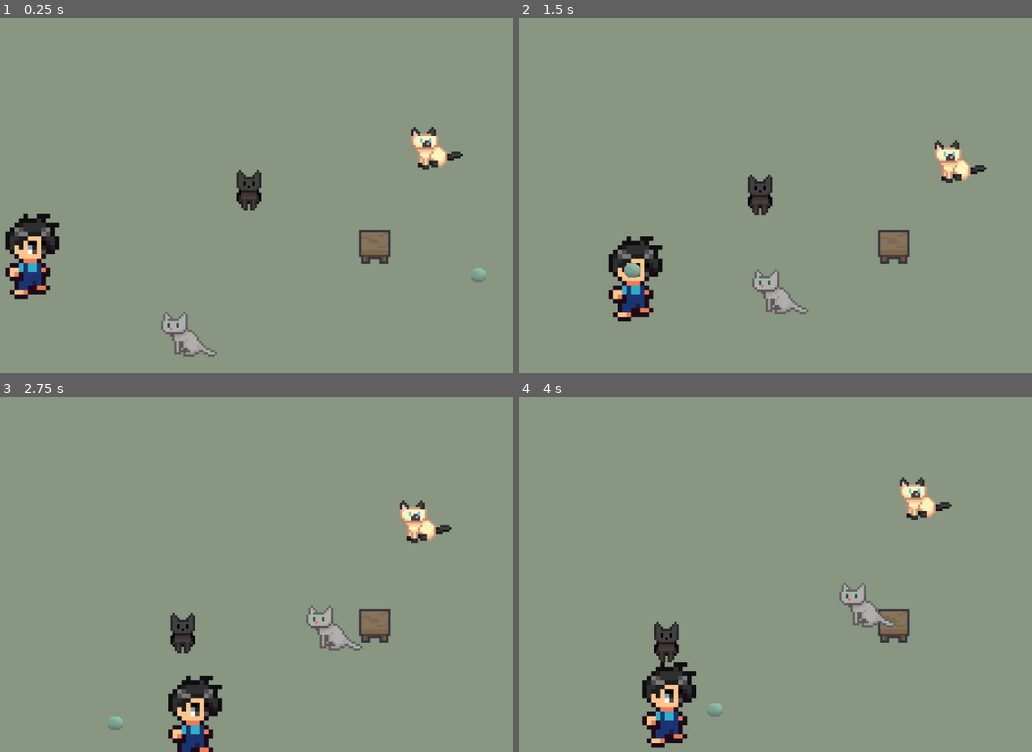
Above: before the commit, frames 1-4 (two rows, left to right).
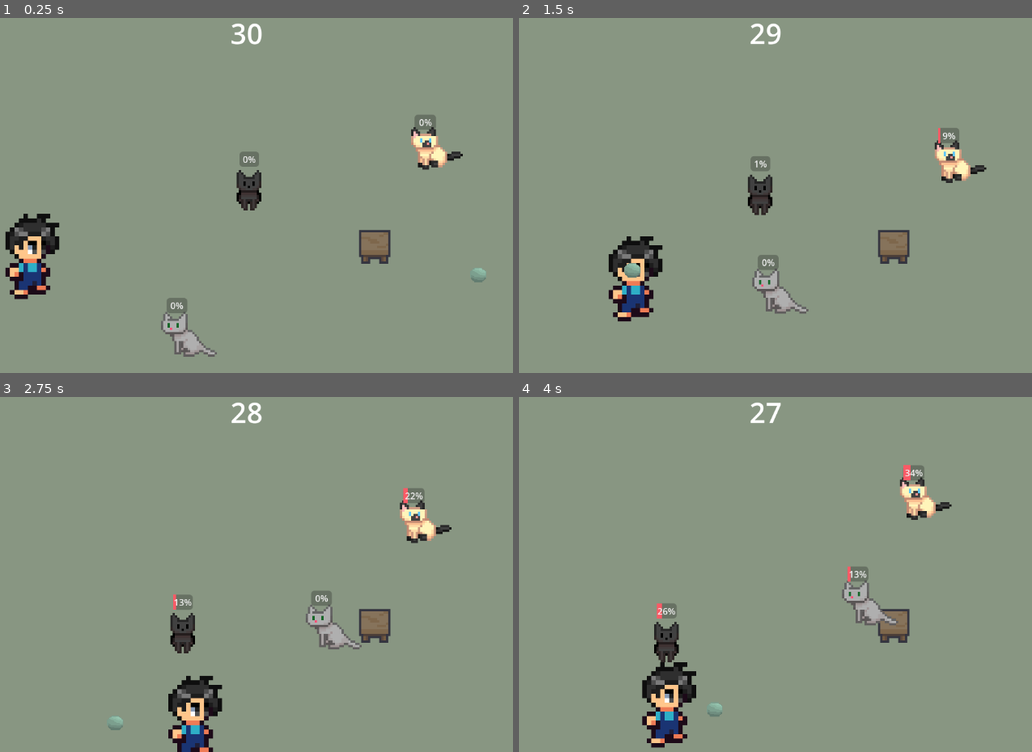
Above: after the commit, the same moments.

Repository: morgan-git/cat-herder
Game: Godot game, scene res://patio.tscn
The game is run twice, just before and just after one commit, with the same random seed, the same clock (stepped at 60 frames per second) and the same inputs.
Inputs:
- Up to frame 1 (0.25 s): no input
- Up to frame 2 (1.5 s): tap Enter (ui_accept) at 0.5, 1.35 s; hold Right (ui_right) 0.53-1.28 s; hold Enter (ui_accept) 0.53-1.28 s; hold Down (ui_down) from 1.28 s (still down)
- Up to frame 3 (2.75 s): tap Enter (ui_accept) at 1.52, 1.82 s; release Down (ui_down) at 2.03 s; hold Right (ui_right) from 2.03 s (still down); hold Enter (ui_accept) from 2.03 s (still down)
- Up to frame 4 (4 s): release Right (ui_right) at 2.78 s; release Enter (ui_accept) at 2.78 s; hold Up (ui_up) 2.78-3.53 s; tap Enter (ui_accept) at 2.85, 3.02, 3.32 s; hold Left (ui_left) from 3.53 s (still down); hold Enter (ui_accept) from 3.53 s (still down)

The runs differ from the first frame. In frame 1, 0.6% of the frame differs, in the area x 32-86%, y 1-84%; in frame 2, 0.7%; in frame 3, 0.9%; in frame 4, 1.1%, in the area x 26-80%, y 1-65%.

Commit message:
added restrat ability and red text on low time

Diff:
--- a/patio.tscn
+++ b/patio.tscn
@@ -1,6 +1,7 @@
-[gd_scene load_steps=17 format=3 uid="uid://bfyglm4vdabm"]
+[gd_scene load_steps=21 format=3 uid="uid://bfyglm4vdabm"]
 
 [ext_resource type="Script" uid="uid://bd7bf05355eik" path="res://scripts/player.gd" id="1_43j51"]
+[ext_resource type="Script" uid="uid://cdv6il4b32noh" path="res://scripts/patio.gd" id="1_wo8bo"]
 [ext_resource type="Texture2D" uid="uid://dok4gme608l15" path="res://assets/maeve_farm_rpg/Character/Idle.png" id="2_mxu6m"]
 [ext_resource type="Texture2D" uid="uid://cywnk4cirved8" path="res://assets/Neko Cafe Asset Pack/neko-cafe-furnitures.png" id="3_rl1s1"]
 [ext_resource type="Texture2D" uid="uid://cqjsejcy8c4gl" path="res://assets/CatRoomFree/Furnitures.png" id="4_mxu6m"]
@@ -27,17 +28,34 @@
 size = Vector2(54, 61)
 
 [sub_resource type="RectangleShape2D" id="RectangleShape2D_43j51"]
-size = Vector2(51, 73)
+size = Vector2(61, 73)
+
+[sub_resource type="StyleBoxFlat" id="StyleBoxFlat_8kc7v"]
+bg_color = Color(0.979554, 0.354677, 0.401051, 1)
+
+[sub_resource type="StyleBoxFlat" id="StyleBoxFlat_wo8bo"]
+bg_color = Color(0.980392, 0.352941, 0.4, 1)
+
+[sub_resource type="StyleBoxFlat" id="StyleBoxFlat_0l0qi"]
+bg_color = Color(0.980392, 0.352941, 0.4, 1)
 
 [node name="Patio" type="Node2D"]
+process_mode = 3
+script = ExtResource("1_wo8bo")
+game_timer_path = NodePath("Node2D/Timer")
+countdown_label_path = NodePath("Node2D/CountdownLabel")
+result_label_path = NodePath("Node2D2/CompletionLabel")
+cat1_path = NodePath("Cat1")
+cat2_path = NodePath("Cat2")
+cat3_path = NodePath("Cat3")
 
 [node name="Camera2D" type="Camera2D" parent="."]
 
 [node name="Green Background" type="ColorRect" parent="."]
-offset_left = -3061.0
-offset_top = -944.0
-offset_right = 2141.0
-offset_bottom = 1731.0
+offset_left = -3039.0
+offset_top = -1187.0
+offset_right = 2163.0
+offset_bottom = 1488.0
 color = Color(0.533333, 0.588235, 0.509804, 1)
 
 [node name="Player" type="CharacterBody2D" parent="."]
@@ -99,7 +117,7 @@
 shape = SubResource("RectangleShape2D_mxu6m")
 
 [node name="Marker2D" type="Marker2D" parent="Table"]
-position = Vector2(-0.165146, -33.3671)
+position = Vector2(1.83485, -37.3671)
 
 [node name="YarnBall" type="Node2D" parent="."]
 position = Vector2(402.067, 147.385)
@@ -114,6 +132,7 @@
 [node name="Cat1" type="CharacterBody2D" parent="."]
 script = ExtResource("5_rupsg")
 yarn_ball_path = NodePath("../YarnBall")
+happiness_bar_path = NodePath("ProgressBar")
 
 [node name="Sprite2D" type="Sprite2D" parent="Cat1"]
 scale = Vector2(4, 4)
@@ -128,11 +147,19 @@
 [node name="Timer" type="Timer" parent="Cat1"]
 wait_time = 2.0
 autostart = true
+
+[node name="ProgressBar" type="ProgressBar" parent="Cat1"]
+offset_left = -21.0
+offset_top = -71.0
+offset_right = 14.0
+offset_bottom = -44.0
+theme_override_styles/fill = SubResource("StyleBoxFlat_8kc7v")
 
 [node name="Cat2" type="CharacterBody2D" parent="."]
 position = Vector2(336.565, -48.5664)
 script = ExtResource("7_8kc7v")
 yarn_ball_path = NodePath("../YarnBall")
+happiness_bar_path = NodePath("ProgressBar")
 
 [node name="Sprite2D" type="Sprite2D" parent="Cat2"]
 scale = Vector2(4, 4)
@@ -141,17 +168,25 @@
 region_rect = Rect2(131, 133, 27, 21)
 
 [node name="CollisionShape2D" type="CollisionShape2D" parent="Cat2"]
-position = Vector2(-3.5, -4.5)
+position = Vector2(-10.2824, -4.5)
 shape = SubResource("RectangleShape2D_43j51")
 
 [node name="Timer" type="Timer" parent="Cat2"]
 wait_time = 2.0
 autostart = true
+
+[node name="ProgressBar" type="ProgressBar" parent="Cat2"]
+offset_left = -36.0
+offset_top = -60.0
+offset_right = 2.0
+offset_bottom = -33.0
+theme_override_styles/fill = SubResource("StyleBoxFlat_wo8bo")
 
 [node name="Cat3" type="CharacterBody2D" parent="."]
 position = Vector2(-140.568, 272.501)
 script = ExtResource("9_rupsg")
 table_marker_path = NodePath("../Table/Marker2D")
+happiness_bar_path = NodePath("ProgressBar")
 
 [node name="Sprite2D" type="Sprite2D" parent="Cat3"]
 scale = Vector2(4, 4)
@@ -160,13 +195,40 @@
 region_rect = Rect2(130, 259, 27, 23)
 
 [node name="CollisionShape2D" type="CollisionShape2D" parent="Cat3"]
-position = Vector2(-3.5, -4.5)
+position = Vector2(-13.4318, -0.500671)
 shape = SubResource("RectangleShape2D_43j51")
 
-[node name="Timer" type="Timer" parent="Cat3"]
-wait_time = 2.0
+[node name="ProgressBar" type="ProgressBar" parent="Cat3"]
+offset_left = -36.4318
+offset_top = -66.5007
+offset_right = 0.568176
+offset_bottom = -39.5007
+theme_override_styles/fill = SubResource("StyleBoxFlat_0l0qi")
+
+[node name="Node2D" type="Node2D" parent="."]
+position = Vector2(37.3235, -293.823)
+
+[node name="CountdownLabel" type="Label" parent="Node2D"]
+offset_left = -74.3452
+offset_top = -23.1716
+offset_right = 73.6548
+offset_bottom = 28.8284
+theme_override_font_sizes/font_size = 50
+
+[node name="Timer" type="Timer" parent="Node2D"]
+wait_time = 30.0
+one_shot = true
 autostart = true
+
+[node name="Node2D2" type="Node2D" parent="."]
+
+[node name="CompletionLabel" type="Label" parent="Node2D2"]
+offset_left = -360.0
+offset_top = -242.0
+offset_right = 218.0
+offset_bottom = 98.0
+theme_override_font_sizes/font_size = 50
 
 [connection signal="timeout" from="Cat1/Timer" to="Cat1" method="_on_timer_timeout"]
 [connection signal="timeout" from="Cat2/Timer" to="Cat2" method="_on_timer_timeout"]
-[connection signal="timeout" from="Cat3/Timer" to="Cat3" method="_on_timer_timeout"]
+[connection signal="timeout" from="Node2D/Timer" to="." method="_on_timer_timeout"]
--- a/scripts/cat_1.gd
+++ b/scripts/cat_1.gd
@@ -2,21 +2,31 @@
 
 const SPEED = 120.0
 const DETECTION_RADIUS = 350.0
+const HAPPINESS_DECAY_RATE = 20
+const HAPPINESS_RISE_RATE = 10
+
 
 @export var yarn_ball_path: NodePath
+@export var happiness_bar_path: NodePath
+
 var yarn_ball: Node2D
+var happiness_bar: ProgressBar
+var happiness: float
 var wander_target: Vector2
 
 func _ready() -> void:
 	yarn_ball = get_node(yarn_ball_path)
 	wander_target = global_position
+	happiness_bar = get_node(happiness_bar_path)
 
 func _physics_process(delta: float) -> void:
 	var distance_to_toy = global_position.distance_to(yarn_ball.global_position)
+	var is_satisfied = distance_to_toy <= DETECTION_RADIUS
 
-	if distance_to_toy <= DETECTION_RADIUS:
+	if is_satisfied:
 		var direction = (yarn_ball.global_position - global_position).normalized()
 		velocity = direction * SPEED
+		happiness += HAPPINESS_RISE_RATE * delta
 	else:
 		var distance_to_wander_target = global_position.distance_to(wander_target)
 		if distance_to_wander_target < 5.0:
@@ -24,6 +34,11 @@
 		else:
 			var direction = (wander_target - global_position).normalized()
 			velocity = direction * (SPEED * 0.5)
+		happiness -= HAPPINESS_DECAY_RATE * delta
+
+	happiness = clamp(happiness, 0.0, 100.0)
+	happiness_bar.value = happiness
+
 	move_and_slide()
 
 
--- a/scripts/cat_2.gd
+++ b/scripts/cat_2.gd
@@ -2,17 +2,30 @@
 
 const SPEED = 120.0
 const DETECTION_RADIUS = 350.0
+const HAPPINESS_DECAY_RATE = 20
+const HAPPINESS_RISE_RATE = 10
 
 @export var yarn_ball_path: NodePath
+@export var happiness_bar_path: NodePath
+
 var yarn_ball: Node2D
+var happiness_bar: ProgressBar
+var happiness: float
 var wander_target: Vector2
 
 func _ready() -> void:
 	yarn_ball = get_node(yarn_ball_path)
+	happiness_bar = get_node(happiness_bar_path)
 	wander_target = global_position
 
 func _physics_process(delta: float) -> void:
 	var distance_to_toy = global_position.distance_to(yarn_ball.global_position)
+	var is_satisfied = distance_to_toy > DETECTION_RADIUS
+	if is_satisfied:
+
+		happiness += HAPPINESS_RISE_RATE * delta
+	else:
+		happiness -= HAPPINESS_DECAY_RATE * delta
 
 	if distance_to_toy <= DETECTION_RADIUS:
 		var direction = (global_position - yarn_ball.global_position).normalized()
@@ -24,6 +37,9 @@
 		else:
 			var direction = (wander_target - global_position).normalized()
 			velocity = direction * (SPEED * 0.5)
+
+	happiness = clamp(happiness, 0.0, 100.0)
+	happiness_bar.value = happiness
 	move_and_slide()
 
 
--- a/scripts/cat_3.gd
+++ b/scripts/cat_3.gd
@@ -1,20 +1,36 @@
 extends CharacterBody2D
 
 const SPEED = 120.0
+const HAPPINESS_DECAY_RATE = 20
+const HAPPINESS_RISE_RATE = 10
+const DETECTION_RADIUS = 100.0
 
 @export var table_marker_path: NodePath
+@export var happiness_bar_path: NodePath
+
 var table_marker: Node2D
+var happiness_bar: ProgressBar
+var happiness: float
 
 func _ready() -> void:
 	table_marker = get_node(table_marker_path)
+	happiness_bar = get_node(happiness_bar_path)
+
 
 func _physics_process(delta: float) -> void:
 	var distance_to_marker = global_position.distance_to(table_marker.global_position)
+	var is_satisfied = distance_to_marker <= DETECTION_RADIUS
+	if is_satisfied:
 
+		happiness += HAPPINESS_RISE_RATE * delta
+	else:
+		happiness -= HAPPINESS_DECAY_RATE * delta
 	if distance_to_marker < 5.0:
 		velocity = Vector2.ZERO
 	else:
 		var direction = (table_marker.global_position - global_position).normalized()
 		velocity = direction * SPEED
 
+	happiness = clamp(happiness, 0.0, 100.0)
+	happiness_bar.value = happiness
 	move_and_slide()
--- /dev/null
+++ b/scripts/leveltimer.gd
@@ -0,0 +1,42 @@
+extends Node2D
+
+@export var game_timer_path: NodePath
+@export var countdown_label_path: NodePath
+@export var result_label_path: NodePath
+@export var cat1_path: NodePath
+@export var cat2_path: NodePath
+@export var cat3_path: NodePath
+
+const HAPPINESS_THRESHOLD = 60.0
+
+var game_timer: Timer
+var countdown_label: Label
+var result_label: Label
+var cat1: Node
+var cat2: Node
+var cat3: Node
+
+func _ready() -> void:
+	game_timer = get_node(game_timer_path)
+	countdown_label = get_node(countdown_label_path)
+	result_label = get_node(result_label_path)
+	cat1 = get_node(cat1_path)
+	cat2 = get_node(cat2_path)
+	cat3 = get_node(cat3_path)
+	result_label.visible = false
+	print(game_timer.time_left)
+
+func _process(delta: float) -> void:
+	countdown_label.text = str(int(ceil(game_timer.time_left)))
+
+func _on_game_timer_timeout() -> void:
+	var all_happy = cat1.happiness >= HAPPINESS_THRESHOLD \
+		and cat2.happiness >= HAPPINESS_THRESHOLD \
+		and cat3.happiness >= HAPPINESS_THRESHOLD
+
+	if all_happy:
+		result_label.text = "You did it! All three cats are happy."
+	else:
+		result_label.text = "Try again, someone's not happy."
+
+	result_label.visible = true
--- /dev/null
+++ b/scripts/patio.gd
@@ -0,0 +1,56 @@
+extends Node2D
+
+@export var game_timer_path: NodePath
+@export var countdown_label_path: NodePath
+@export var result_label_path: NodePath
+@export var cat1_path: NodePath
+@export var cat2_path: NodePath
+@export var cat3_path: NodePath
+
+const HAPPINESS_THRESHOLD = 60.0
+
+var game_timer: Timer
+var countdown_label: Label
+var result_label: Label
+var cat1: Node
+var cat2: Node
+var cat3: Node
+
+func _ready() -> void:
+	game_timer = get_node(game_timer_path)
+	countdown_label = get_node(countdown_label_path)
+	result_label = get_node(result_label_path)
+	cat1 = get_node(cat1_path)
+	cat2 = get_node(cat2_path)
+	cat3 = get_node(cat3_path)
+	result_label.visible = false
+
+func _process(delta: float) -> void:
+	countdown_label.text = str(int(ceil(game_timer.time_left)))
+	if game_timer.time_left <= 5.0:
+		countdown_label.add_theme_color_override("font_color", Color.RED)
+	else:
+		countdown_label.add_theme_color_override("font_color", Color.WHITE) # Or your default color
+	if cat1.happiness >= 100.0 and cat2.happiness >= 100.0 and cat3.happiness >= 100.0:
+		_end_game(true)
+
+func _end_game(won: bool) -> void:
+	game_timer.stop()
+	if won:
+		result_label.text = "You did it! All three cats are happy."
+	else:
+		result_label.text = "UH OH! Someone's not happy.\n Press Space to try again."
+	result_label.visible = true
+	get_tree().paused = true
+
+
+func _unhandled_input(event: InputEvent) -> void:
+	if result_label.visible and event.is_action_pressed("ui_accept"):
+		get_tree().paused = false
+		get_tree().reload_current_scene()
+
+func _on_timer_timeout() -> void:
+	var all_happy = cat1.happiness >= HAPPINESS_THRESHOLD \
+		and cat2.happiness >= HAPPINESS_THRESHOLD \
+		and cat3.happiness >= HAPPINESS_THRESHOLD
+	_end_game(all_happy)
Not shown, added: scripts/leveltimer.gd.uid
Not shown, added: scripts/patio.gd.uid
